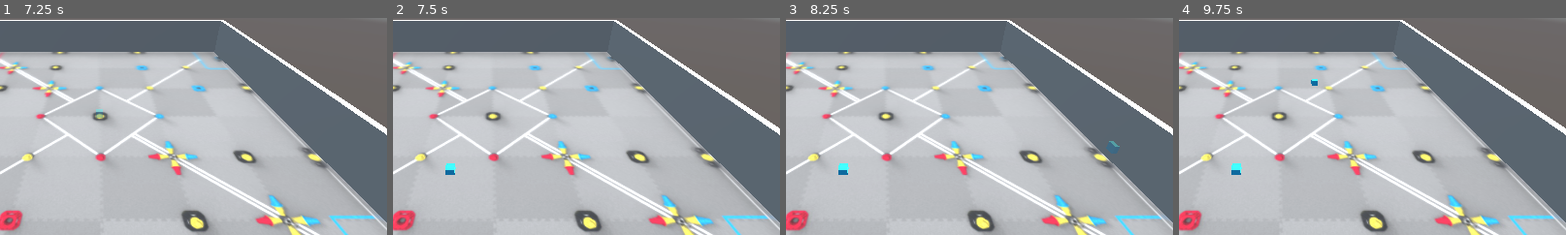
Above: before the commit, frames 1-4 (left to right).
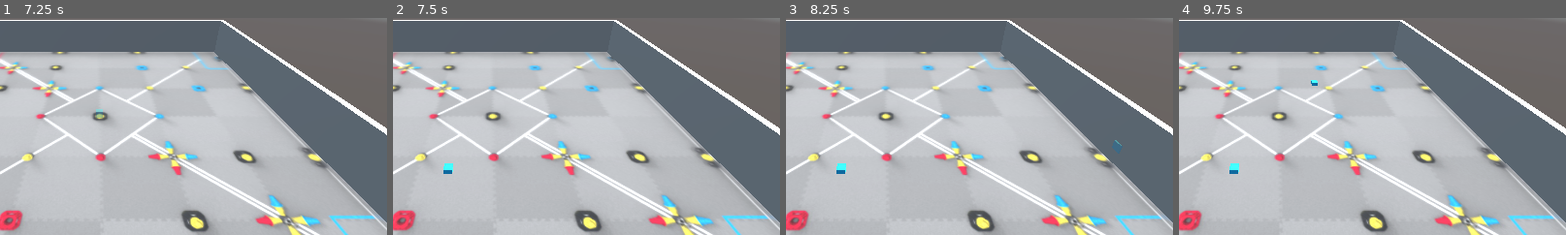
Above: after the commit, the same moments.

Repository: Aud4city-Pr0/AutoTrack---VEX-Auto-Planner
Game: Godot game, scene res://Scenes/VEXField.tscn
Two runs of this game, one before a commit and one after it. Both use one fixed random seed, a clock stepped at 60 frames per second and the inputs below.
Inputs (mouse positions are % of the whole screen's width and height, from its top left):
- Up to frame 1 (7.25 s): click "Place Points" at 0.5 s; click "Cam" at 1.25 s; click "Remove Points" at 2 s; click "Cam" at 2.75 s; click "Place Points" at 3.5 s; click "Remove Points" at 4.25 s; click "Cam" at 5 s; click "Place Points" at 5.75 s; click "Remove Points" at 6.5 s
- Up to frame 2 (7.5 s): tap Enter at 7.25 s; move the mouse to (45, 70) at 7.27 s; press the mouse at (45, 70) at 7.28 s
- Up to frame 3 (8.25 s): tap Space at 8 s; move the mouse to (80, 65) at 8.02 s; release the mouse at (80, 65) at 8.03 s; click (80, 65) at 8.1 s
- Up to frame 4 (9.75 s): tap Enter at 8.75 s; move the mouse to (20, 35) at 8.77 s; press the mouse at (20, 35) at 8.78 s; tap Space at 9.5 s; move the mouse to (55, 50) at 9.52 s; release the mouse at (55, 50) at 9.53 s; click (55, 50) at 9.6 s
The pictures show only the part of the screen within x 38-87%, y 35-85%; the shares and areas given below are measured in that part.

Frame 1 is identical in both runs. In frame 2, less than 0.1% of the frame differs, in the area x 13-17%, y 66-73%; in frame 3, 0.2%, in the area x 13-87%, y 56-73%; in frame 4, less than 0.1%.

Commit message:
cleaned up code and started to test grip snapping

Diff:
--- a/Scripts/PlacementScript.gd
+++ b/Scripts/PlacementScript.gd
@@ -8,6 +8,8 @@
 # vars
 var phantom = null
 var can_place = false
+var ray_collider = null
+var snapped_pos = Vector3(0, 0, 0)
 
 func _ready() -> void:
 	disable_placement()
@@ -15,9 +17,6 @@
 func _process(_delta: float) -> void:
 	if phantom == null or !phantom.is_inside_tree():
 		return
-	update_phantom_obj()
-
-func update_phantom_obj():
 	var mouse_position = get_viewport().get_mouse_position()
 	var from = project_ray_origin(mouse_position)
 	var to = from + project_ray_normal(mouse_position) * 1000
@@ -27,28 +26,19 @@
 	var result = space_state.intersect_ray(query)
 
 	if result:
-		phantom.global_position = result.position
+		ray_collider = result.collider
+		snapped_pos = result.position.snapped(Vector3(0.1, 0.1, 0.1))
+		phantom.global_position = snapped_pos
 		can_place = true
 	else:
+		ray_collider = null
 		can_place = false
 
-
-func _input(event):
-	if event is InputEventMouseButton and event.pressed:
-		var mouse_pos = event.position
-		var from = project_ray_origin(mouse_pos)
-		var to = from + project_ray_normal(mouse_pos) * 1000
-
-		var space_state = get_world_3d().direct_space_state
-		var query = PhysicsRayQueryParameters3D.create(from, to)
-		var result = space_state.intersect_ray(query)
-
-		if result:
-			var collider = result.collider
-			if collider.is_in_group("field") and can_place:
-				var point = point_scene.instantiate()
-				point_parent.add_child(point)
-				point.global_position = result.position
+	if ray_collider and ray_collider.is_in_group("field"):
+		if Input.is_action_pressed("PlacePoint") and can_place:
+			var point = point_scene.instantiate()
+			point_parent.add_child(point)
+			point.global_position = snapped_pos
 
 
 # helpers
@@ -59,6 +49,7 @@
 	process_mode = Node.PROCESS_MODE_INHERIT
 
 func disable_placement():
-	print("ended placement")
-	get_parent().remove_child.call_deferred(phantom)
+	if phantom != null:
+		print("ended placement")
+		get_parent().remove_child.call_deferred(phantom)
 	process_mode = Node.PROCESS_MODE_DISABLED
